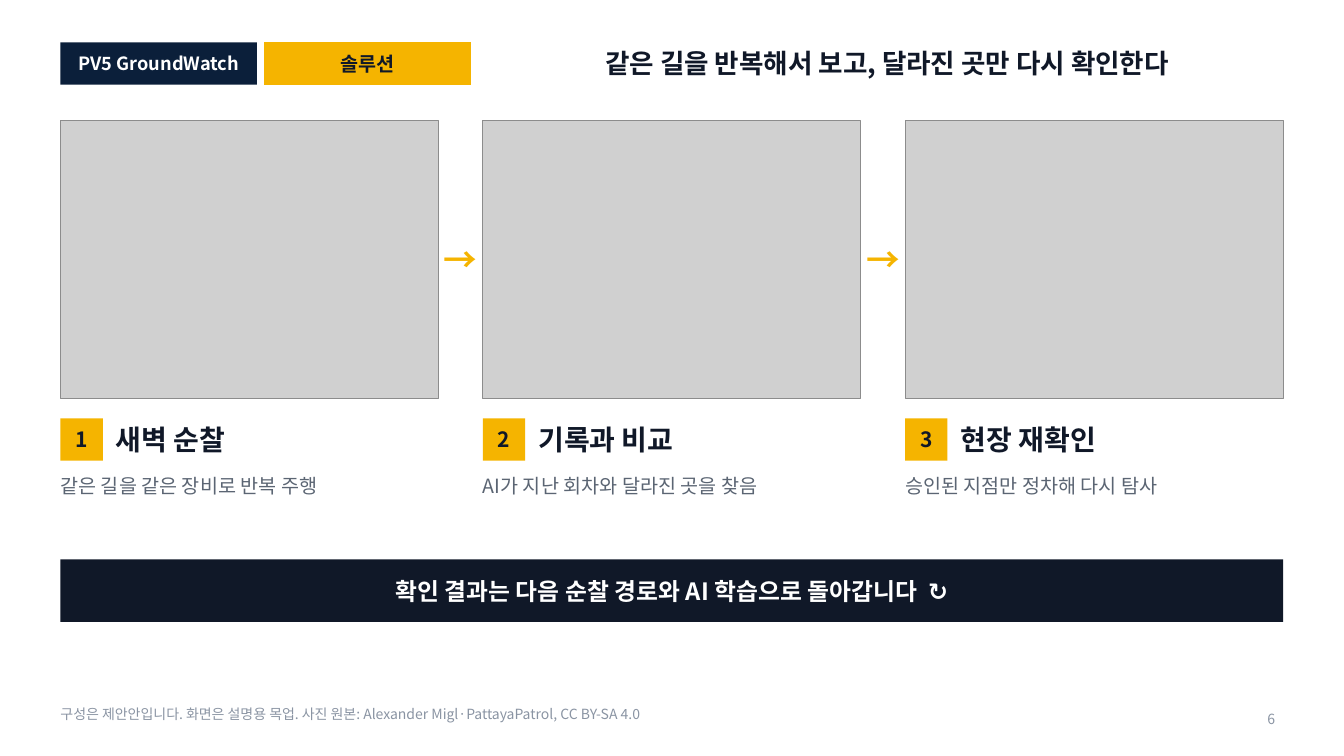
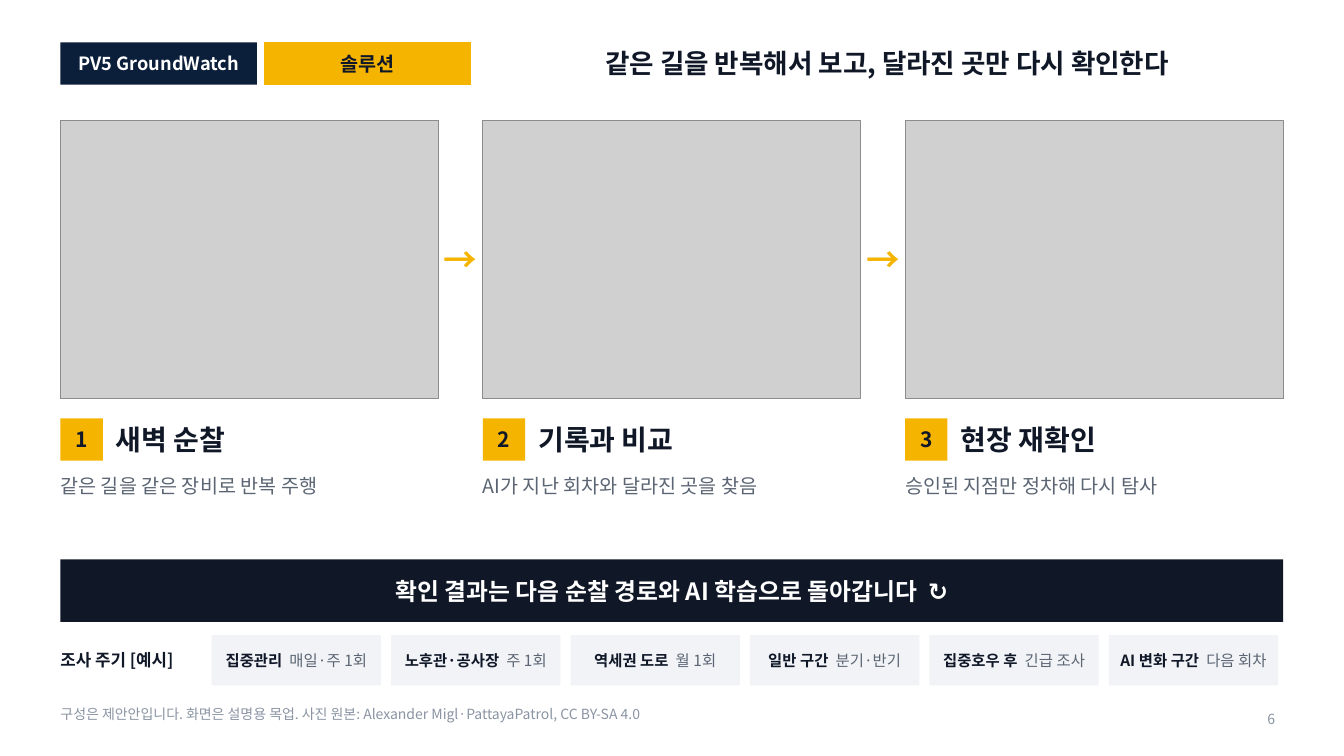
Before and after one commit to woojin-choe/pv5-hose-lab, a slide deck: slide 6 of ppt_all/PV5_GroundWatch_10_18.pptx. Drawn at 1344x756 pixels with LibreOffice and Linux fonts; fonts in the diff are those of the drawing; grey boxes stand for pictures. Boxes give left, top, right and bottom in pixels: in the first picture for what was removed or moved away, otherwise in the second. Text is boxed around its words. In the diff, an @@ line names an element or a change of style, - is before the commit and + after.

```diff
--- a/ppt_all/PV5_GroundWatch_10_18.pptx
+++ b/ppt_all/PV5_GroundWatch_10_18.pptx
@@ text added at (60, 652, 174, 669), 12 pt, text #101828, bold @@
+조사 주기 [예시]
@@ rectangle added at (212, 635, 381, 686), fill #F1F3F6, 11 pt, text #5B6573 @@
+집중관리 매일·주 1회
@@ rectangle added at (391, 635, 561, 686), fill #F1F3F6, 11 pt, text #101828, bold @@
+노후관·공사장 주 1회
@@ rectangle added at (571, 635, 740, 686), fill #F1F3F6, 11 pt, text #101828, bold @@
+역세권 도로 월 1회
@@ rectangle added at (750, 635, 920, 686), fill #F1F3F6, 11 pt, text #5B6573 @@
+일반 구간 분기·반기
@@ rectangle added at (930, 635, 1099, 686), fill #F1F3F6, 11 pt, text #101828, bold @@
+집중호우 후 긴급 조사
@@ rectangle added at (1109, 635, 1278, 686), fill #F1F3F6, 11 pt, text #101828, bold @@
+AI 변화 구간 다음 회차
```
Also in this commit, not shown: 18 other slides changed, 1 slide removed, 27 other files.
